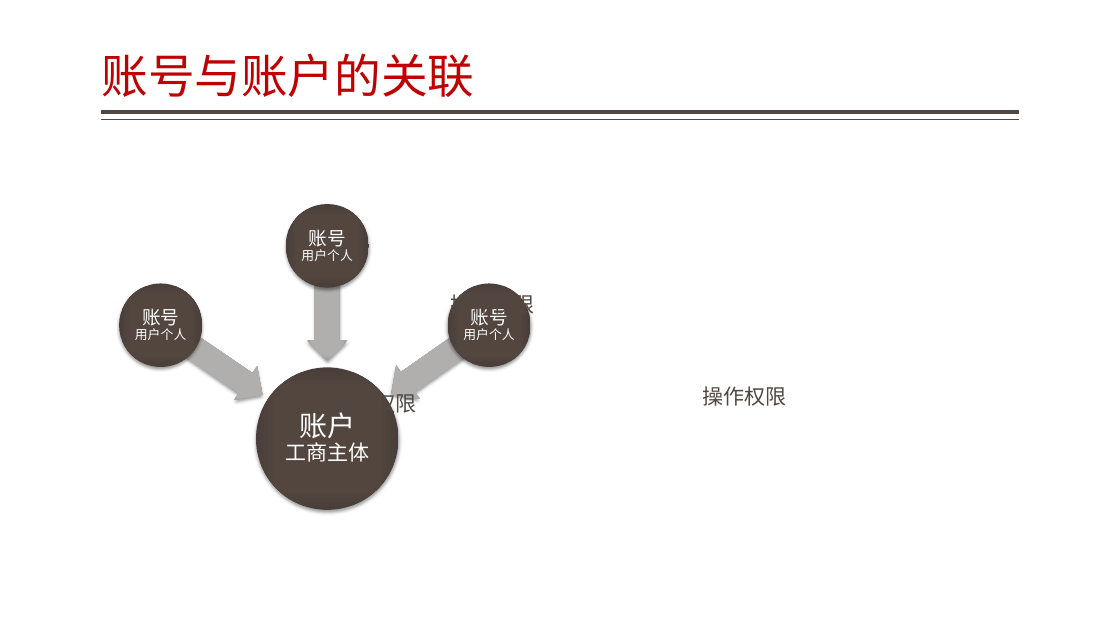
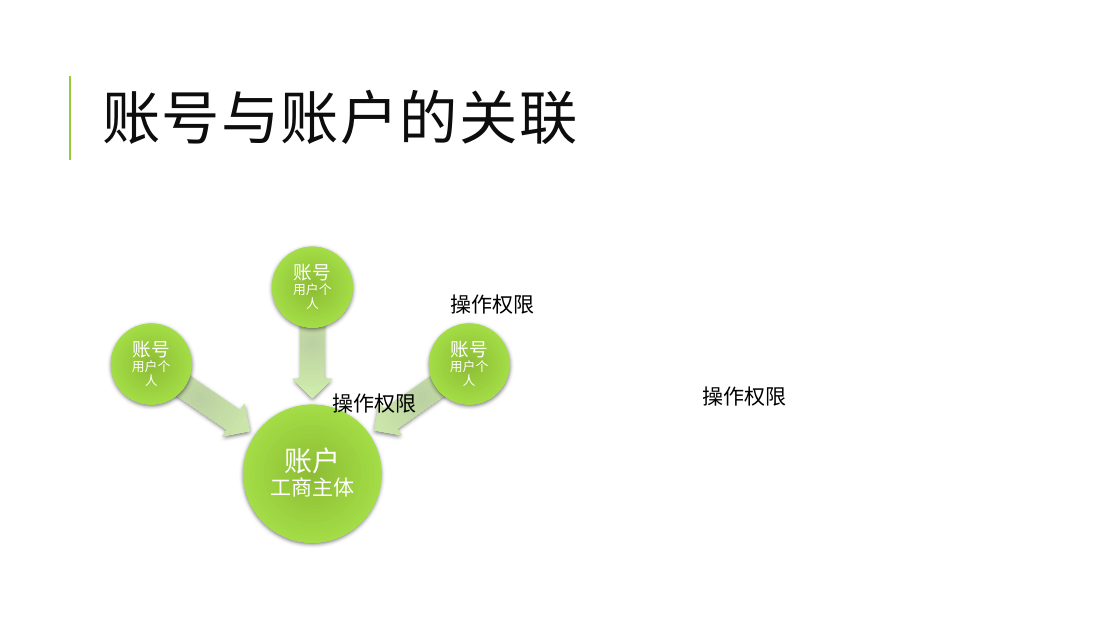
Before and after one commit to jzgi/chainsmart, a slide deck: slide 19 of Docs/品链供销平台.pptx. Drawn at 1120x630 pixels with LibreOffice and Linux fonts; fonts in the diff are those of the drawing. Boxes give left, top, right and bottom in pixels: in the first picture for what was removed or moved away, otherwise in the second. Text is boxed around its words. In the diff, an @@ line names an element or a change of style, - is before the commit and + after.

```diff
--- a/Docs/品链供销平台.pptx
+++ b/Docs/品链供销平台.pptx
@@ title "账号与账户的关联": place and size @@
-title "账号与账户的关联" at bbox=[101, 53, 474, 97]
+title "账号与账户的关联" at bbox=[102, 89, 577, 144]
@@ title "账号与账户的关联" at bbox=[102, 89, 577, 144]: size 40 to 50 pt, font Noto Sans CJK SC to Calibri, text colour #BF0102 to #0D0D0D, letter spacing 0 to 1 pt; line spacing 0.9 to 0.8; vertical alignment bottom to middle @@
@@ line added from (70, 160) to (70, 76), #99CB38 1.5 pt @@
@@ line removed from (1019, 112) to (102, 112) @@
@@ line removed from (1019, 120) to (102, 120) @@
@@ ellipse: place and size @@
-ellipse at bbox=[286, 204, 369, 287]
+ellipse at bbox=[272, 247, 353, 328]
@@ text "账号 用户个人" rewrapped from bbox=[301, 229, 352, 261] to bbox=[293, 263, 332, 309] @@
@@ fill gradient #B3B1B0 to #B2AFAE to #9E9C9B to gradient #BCD2A3 to #D1F0AE; shadow changed in 3 elements at bbox=[140, 348, 261, 448], bbox=[363, 348, 481, 447], bbox=[293, 288, 332, 399] @@
@@ left arrow: place and size @@
-left arrow at bbox=[307, 246, 347, 361]
+left arrow at bbox=[293, 288, 332, 399]
@@ ellipse: place and size @@
-ellipse at bbox=[119, 283, 202, 366]
+ellipse at bbox=[111, 323, 192, 404]
@@ ellipse: place and size @@
-ellipse at bbox=[448, 283, 531, 366]
+ellipse at bbox=[429, 323, 510, 404]
@@ fill gradient #544740 to #534740 to #4A3F39 to gradient #8FBD34 to #ACEB4E; shadow changed in 4 elements at bbox=[244, 405, 381, 543], bbox=[111, 323, 192, 404], bbox=[272, 247, 353, 328], bbox=[429, 323, 510, 404] @@
@@ text "账号 用户个人" rewrapped from bbox=[135, 308, 186, 340] to bbox=[132, 340, 171, 386] @@
@@ left arrow: place and size @@
-left arrow at bbox=[150, 308, 275, 411]
+left arrow at bbox=[140, 348, 261, 448]
@@ left arrow: place and size @@
-left arrow at bbox=[380, 309, 501, 410]
+left arrow at bbox=[363, 348, 481, 447]
@@ text "账号 用户个人" rewrapped from bbox=[463, 308, 514, 340] to bbox=[450, 340, 489, 386] @@
@@ font Roboto to Calibri, text colour #514843 to #000000 in 3 elements at bbox=[332, 390, 416, 416], bbox=[451, 294, 535, 314], bbox=[703, 386, 787, 406] @@
@@ ellipse: place and size @@
-ellipse at bbox=[256, 367, 399, 510]
+ellipse at bbox=[244, 405, 381, 543]
@@ text "账户 工商主体": place and size @@
-text "账户 工商主体" at bbox=[285, 412, 369, 462]
+text "账户 工商主体" at bbox=[270, 447, 354, 497]
```
Also in this commit, not shown: 26 other slides changed, 1 slide added, 32 other files.
